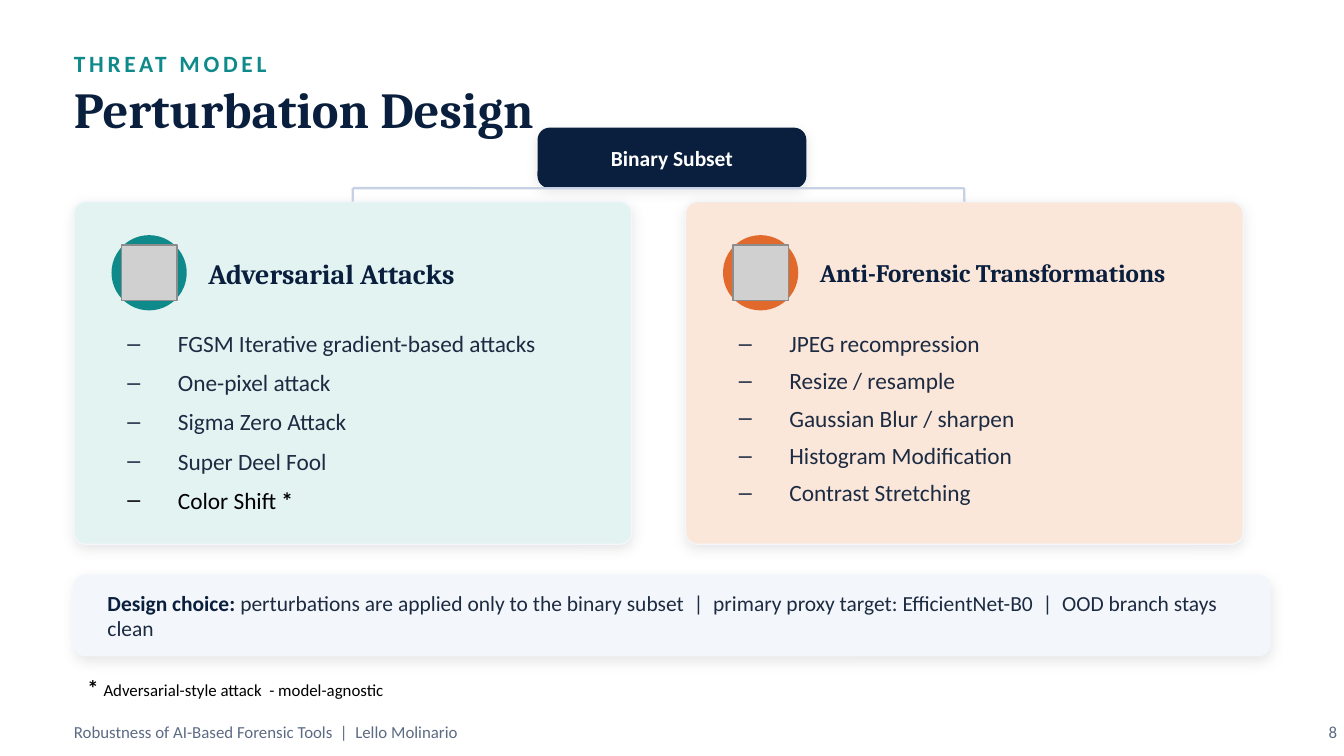
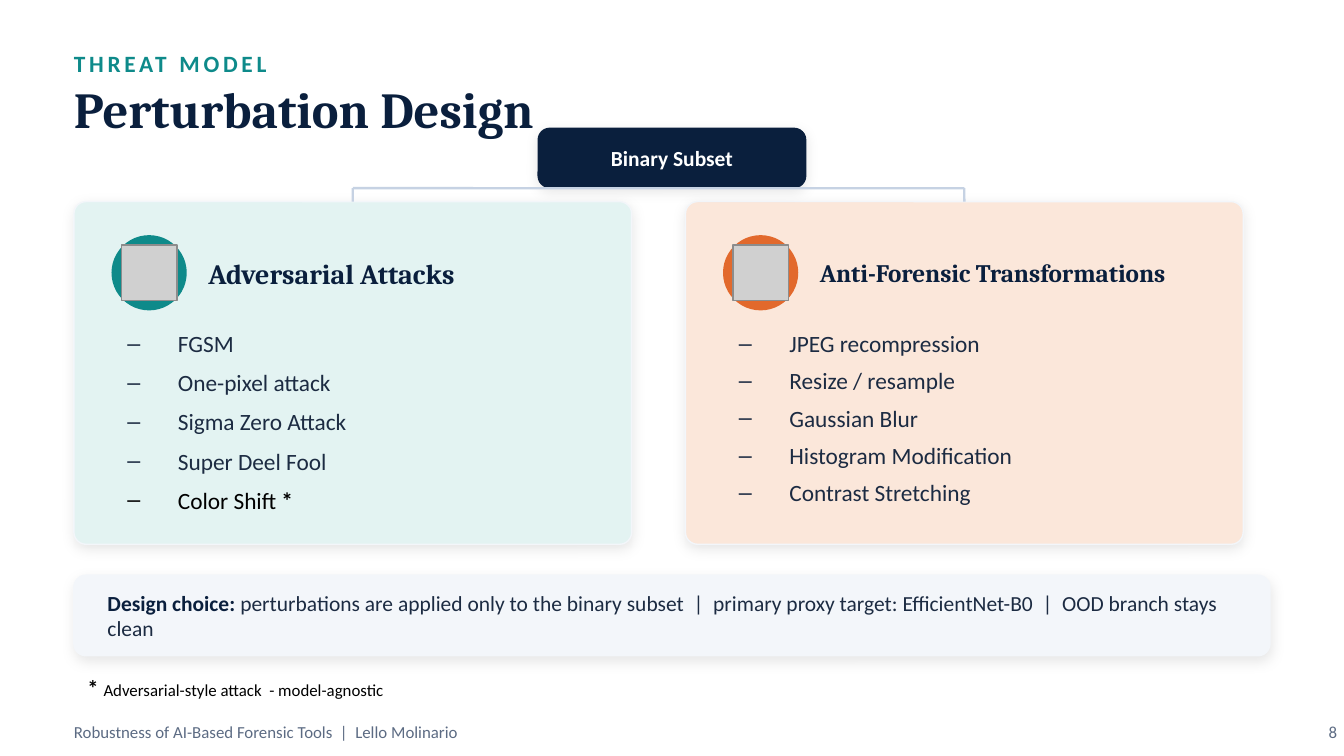
Before and after one commit to lmolinario/msc-thesis-ai-robustness-in-digital-forensics, a slide deck: slide 8 of docs/slides/Molinario_Thesis_Defense.pptx. Drawn at 1344x756 pixels with LibreOffice and Linux fonts; fonts in the diff are those of the drawing; grey boxes stand for pictures. Boxes give left, top, right and bottom in pixels: in the first picture for what was removed or moved away, otherwise in the second. Text is boxed around its words. In the diff, an @@ line names an element or a change of style, - is before the commit and + after.

```diff
--- a/docs/slides/Molinario_Thesis_Defense.pptx
+++ b/docs/slides/Molinario_Thesis_Defense.pptx
@@ text at (x1=178, y1=337, x2=234, y2=352): text changed @@
-– FGSM Iterative gradient-based attacks
+– FGSM
@@ text at (x1=789, y1=410, x2=918, y2=427): text changed @@
-– Gaussian Blur / sharpen
+– Gaussian Blur
```
Also in this commit, not shown: 4 other slides changed.
